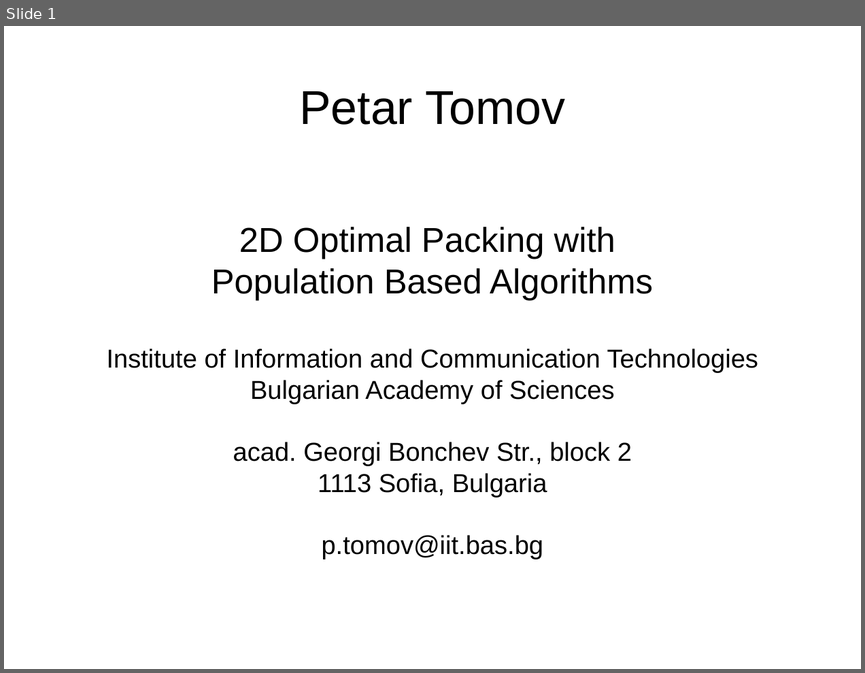
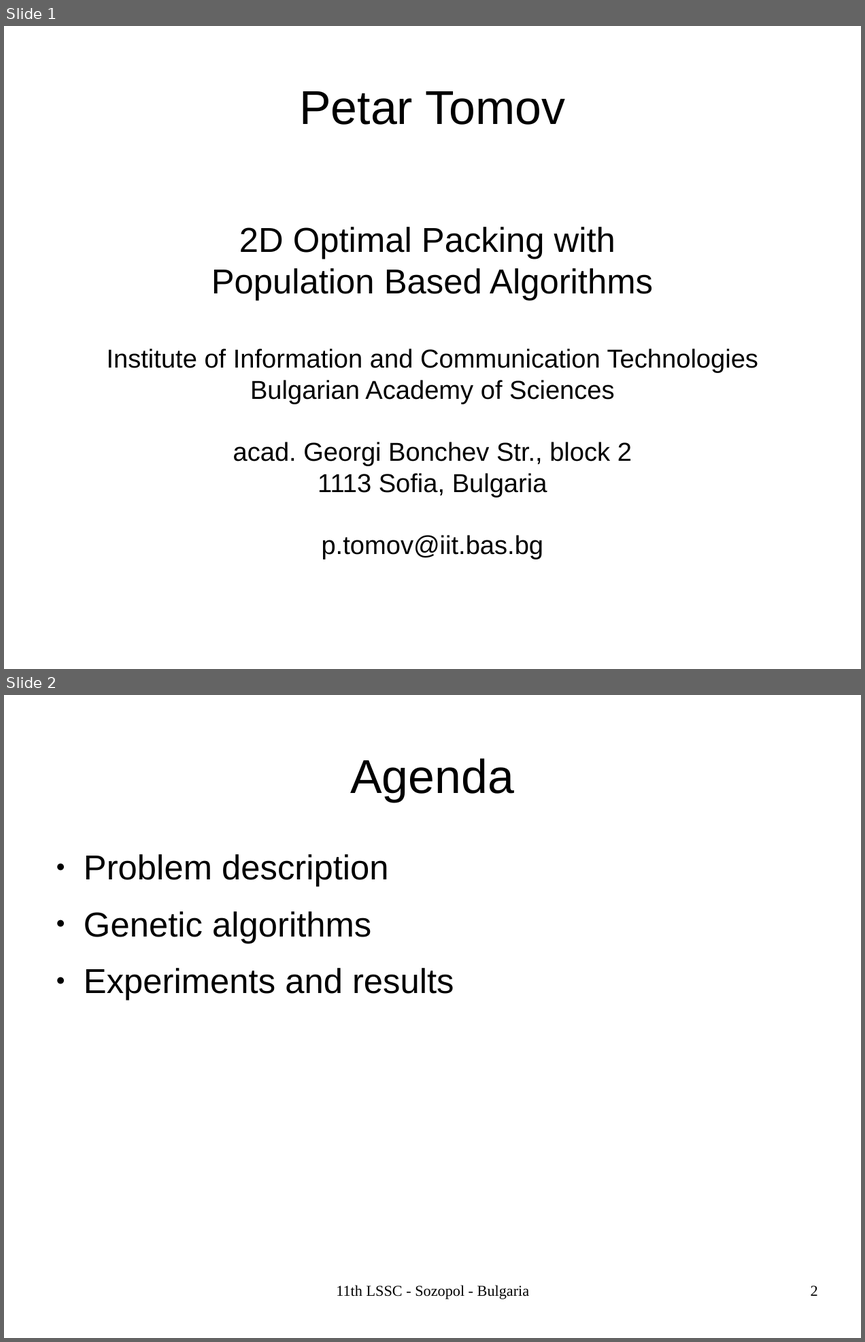
Before and after one commit to TodorBalabanov/Large-Scale-Scientific-Computations-2017, a slide deck: 2dOptimalCuttingWithPopulationBasedAlgorithms.odp. Shown one above the other, each under a label of ours: slide 1 before the commit, slides 1 and 2 after it. The pictures are 865x673 and 865x1342 pixels, drawn with LibreOffice and Linux fonts; fonts in the diff are those of the drawing; background and template pictures are left out. Boxes give left, top, right and bottom in pixels: in the first picture for what was removed or moved away, otherwise in the second. Text is boxed around its words. In the diff, an @@ line names an element or a change of style, - is before the commit and + after.

```diff
--- a/2dOptimalCuttingWithPopulationBasedAlgorithms.odp
+++ b/2dOptimalCuttingWithPopulationBasedAlgorithms.odp
@@ slide 2 added at (4, 695, 861, 1338), background picture (left out) @@
@@ title added at (350, 758, 514, 802), 44 pt, text #000000 @@
+Agenda
@@ text added at (84, 854, 454, 1000), 32 pt, text #000000 @@
+● Problem description
+● Genetic algorithms
+● Experiments and results
@@ text added at (336, 1285, 530, 1299), 14 pt, text #000000 @@
+11th LSSC - Sozopol - Bulgaria
@@ page number added at (810, 1285, 818, 1295), 14 pt, text #000000 @@
+2
```
Also in this commit, not shown: 2 other slides changed, 17 other slides added, 1 other file.
